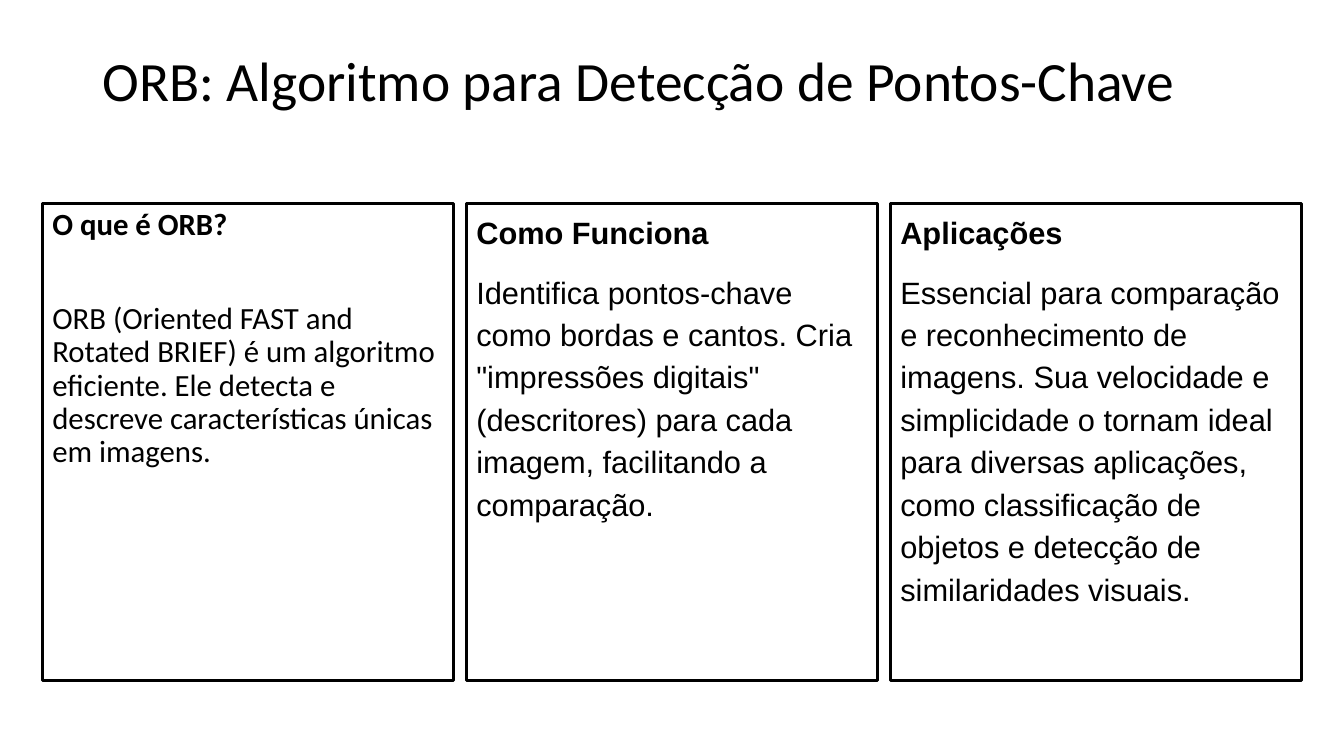
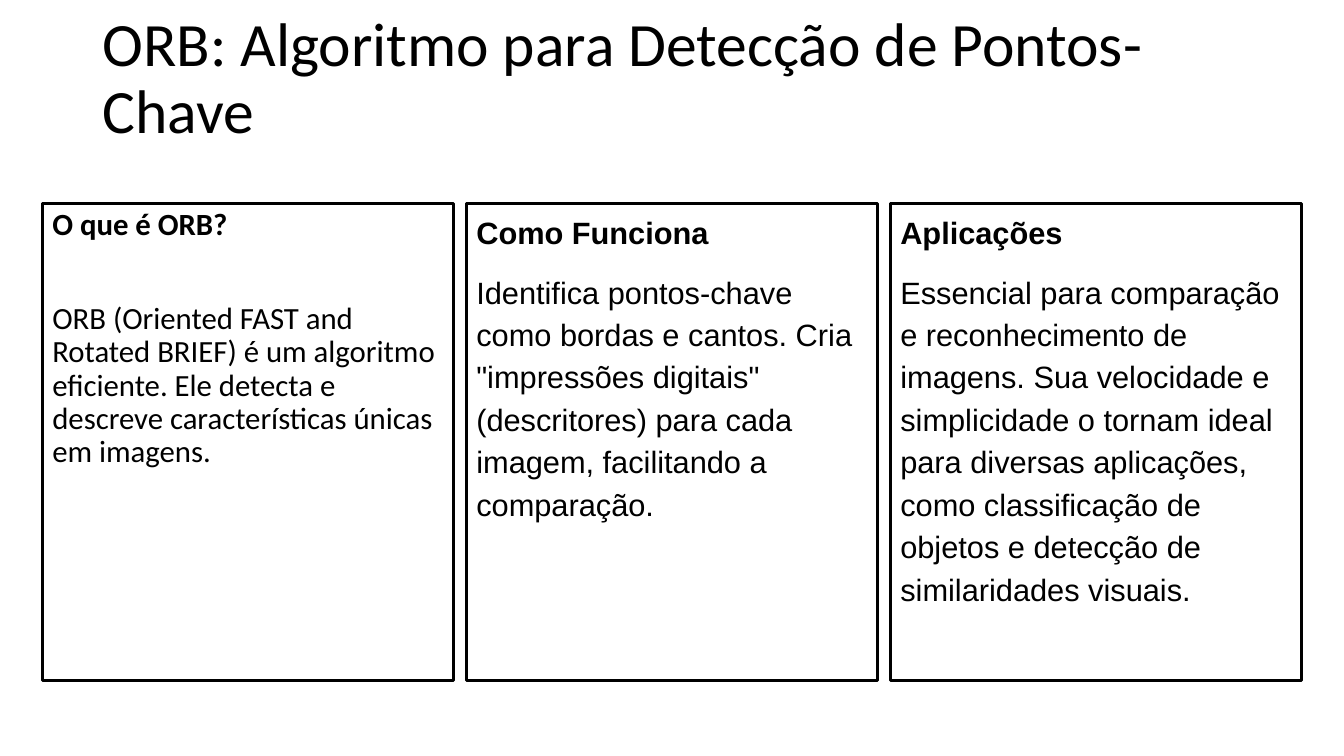
Before and after one commit to WilliamFelipeCosc/TrabalhoVisCompA1, a slide deck: slide 9 of Projeto Integrado de Visão Computacional e Inteligência Artificial 1.pptx (slide 6 before the commit). Drawn at 1344x756 pixels with LibreOffice and Linux fonts; fonts in the diff are those of the drawing. Boxes give left, top, right and bottom in pixels: in the first picture for what was removed or moved away, otherwise in the second. Text is boxed around its words. In the diff, an @@ line names an element or a change of style, - is before the commit and + after.

```diff
--- a/Projeto Integrado de Visão Computacional e Inteligência Artificial 1.pptx
+++ b/Projeto Integrado de Visão Computacional e Inteligência Artificial 1.pptx
@@ title "ORB: Algoritmo para Detecção de ..." at (x1=102, y1=23, x2=1142, y2=134): size 39.6 to 44 pt @@
```
Also in this commit, not shown: 4 slides added, 1 slide removed, 1 other file.
